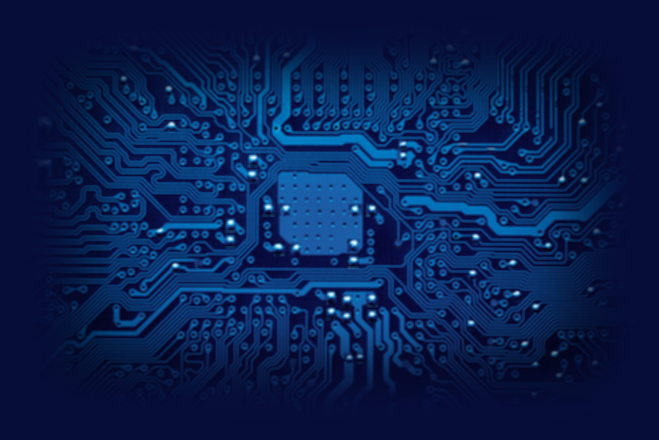
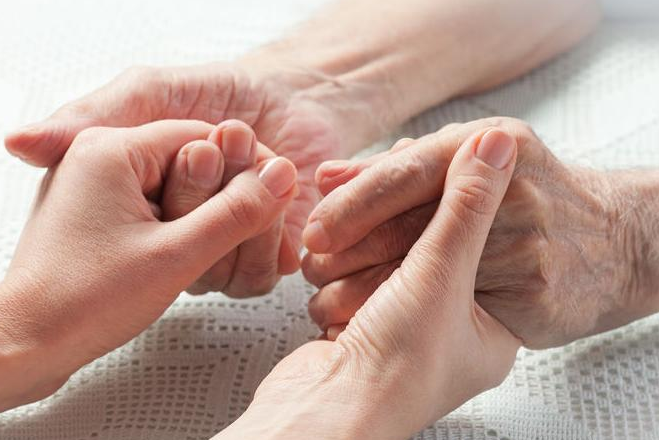
The second 659 × 440 image is a revision of the first. Changes to its layers:
added layer "Geplakte laag" above "background.png" over (0, 0, 659, 440)
painted on "background.png" over (7, 8, 654, 434)
